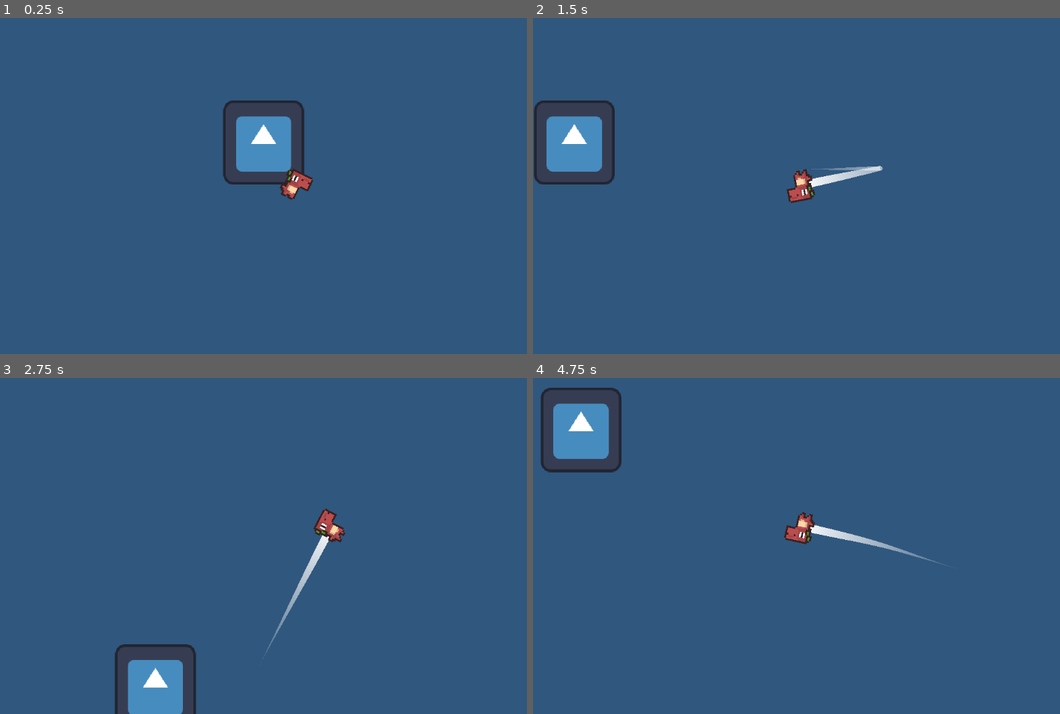
Above: before the commit, frames 1-4 (two rows, left to right).
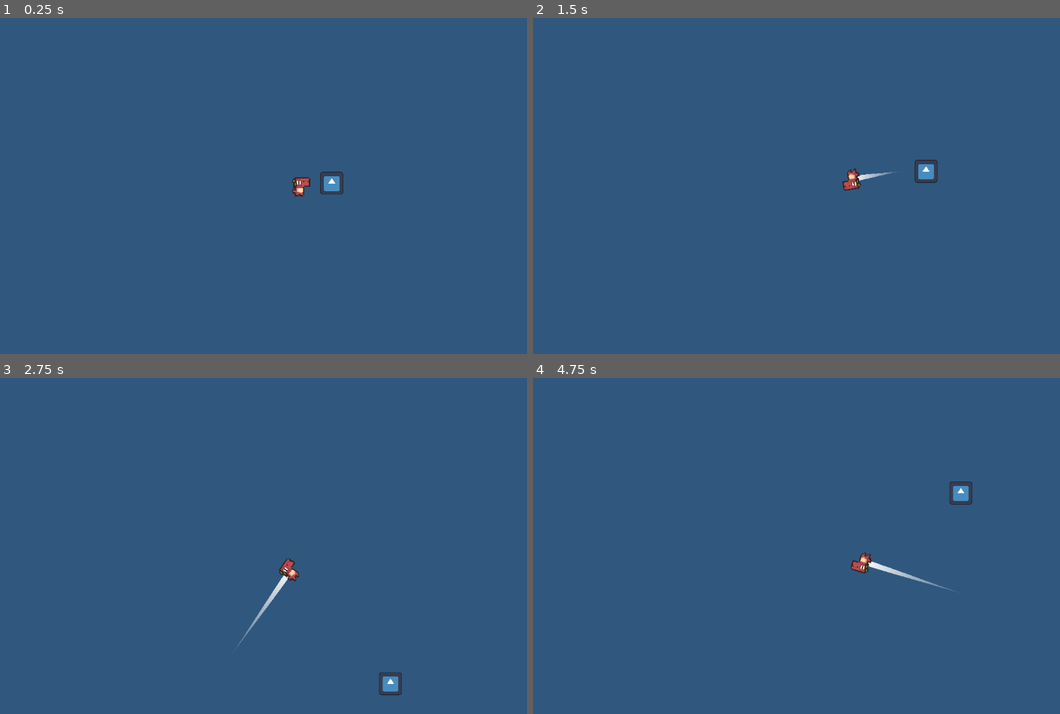
Above: after the commit, the same moments.

Repository: HazarBakir/void_blade
Game: Godot game, scene res://scenes/game_scene.tscn
Same seed, same stepped clock (60 frames per second), same inputs: the game is played once before the commit and once after it. The engine's default icon, where the game draws it, is replaced by a stand-in: a white triangle on a blue panel in a dark square.
Inputs (mouse positions are in pixels of both pictures, inside the frame that each line leads up to):
- Up to frame 1 (0.25 s): no input
- Up to frame 2 (1.5 s): move the mouse to (965, 169) at 0.52 s; move the mouse to (712, 202) at 1.27 s
- Up to frame 3 (2.75 s): move the mouse to (358, 472) at 2.02 s
- Up to frame 4 (4.75 s): move the mouse to (801, 613) at 2.77 s; move the mouse to (1012, 596) at 3.52 s; move the mouse to (654, 495) at 4.27 s

The runs differ from the first frame. In frame 1, 4.3% of the frame differs, in the area x 42-66%, y 24-55%; in frame 2, 5.0%; in frame 3, 4.5%; in frame 4, 5.2%, in the area x 1-84%, y 2-64%.

Commit message:
feat: create enemy scene

Diff:
--- a/Scripts/Player/player_movement.gd
+++ b/Scripts/Player/player_movement.gd
@@ -1,15 +1,17 @@
 extends CharacterBody2D
-
 var speed = 200
 var mouse_position = null
 
 func _physics_process(delta):
-
 	velocity = Vector2(0, 0)
 	mouse_position = get_global_mouse_position()
 
 	var direction = (mouse_position - position).normalized()
 	velocity = (direction * speed)
 
+	#Camera offset
+	$Camera2D.offset.x = (mouse_position.x - global_position.x) / (1920 / 2.0) * 140
+	$Camera2D.offset.y = (mouse_position.y - global_position.y) / (1080 / 2.0) * 140
+
 	move_and_slide()
 	look_at(mouse_position)
--- /dev/null
+++ b/scenes/enemy_lvl_1.tscn
@@ -0,0 +1,14 @@
+[gd_scene load_steps=3 format=3 uid="uid://n5m7nhhfcg3n"]
+
+[ext_resource type="Texture2D" uid="uid://cbvrpblaxd16w" path="res://icon.svg" id="1_k76vs"]
+
+[sub_resource type="RectangleShape2D" id="RectangleShape2D_huous"]
+
+[node name="enemy_lvl_1" type="CharacterBody2D"]
+
+[node name="CollisionShape2D" type="CollisionShape2D" parent="."]
+shape = SubResource("RectangleShape2D_huous")
+
+[node name="Sprite2D" type="Sprite2D" parent="."]
+scale = Vector2(0.15, 0.15)
+texture = ExtResource("1_k76vs")
--- a/scenes/game_scene.tscn
+++ b/scenes/game_scene.tscn
@@ -2,7 +2,7 @@
 
 [ext_resource type="PackedScene" uid="uid://bvr6pjuau5noi" path="res://scenes/player.tscn" id="1_w5aja"]
 [ext_resource type="PackedScene" uid="uid://r13vl64ffkrw" path="res://Scripts/Player/sword.tscn" id="2_onqr8"]
-[ext_resource type="Texture2D" uid="uid://cbvrpblaxd16w" path="res://icon.svg" id="3_ycayy"]
+[ext_resource type="PackedScene" uid="uid://n5m7nhhfcg3n" path="res://scenes/enemy_lvl_1.tscn" id="4_bw6k5"]
 
 [node name="game_scene" type="Node2D"]
 
@@ -10,21 +10,9 @@
 position = Vector2(-2, 0)
 motion_mode = 1
 
-[node name="Camera2D" type="Camera2D" parent="player"]
-zoom = Vector2(3.45, 3.45)
-drag_horizontal_enabled = true
-drag_vertical_enabled = true
-drag_left_margin = 0.1
-drag_top_margin = 0.1
-drag_right_margin = 0.1
-drag_bottom_margin = 0.1
-
 [node name="sword" parent="player" instance=ExtResource("2_onqr8")]
 visible = false
 position = Vector2(12, -3)
 
-[node name="Icon" type="Sprite2D" parent="."]
-z_index = -1
-position = Vector2(-22, -24)
-scale = Vector2(0.351563, 0.367188)
-texture = ExtResource("3_ycayy")
+[node name="enemy_lvl_1" parent="." instance=ExtResource("4_bw6k5")]
+position = Vector2(25, -2)
--- a/scenes/player.tscn
+++ b/scenes/player.tscn
@@ -101,6 +101,13 @@
 [node name="player" type="CharacterBody2D"]
 script = ExtResource("1_qhqgy")
 
+[node name="Camera2D" type="Camera2D" parent="."]
+zoom = Vector2(2.3, 2.3)
+drag_left_margin = 0.1
+drag_top_margin = 0.1
+drag_right_margin = 0.1
+drag_bottom_margin = 0.1
+
 [node name="AnimatedSprite2D" type="AnimatedSprite2D" parent="."]
 unique_name_in_owner = true
 sprite_frames = SubResource("SpriteFrames_u8vuu")
